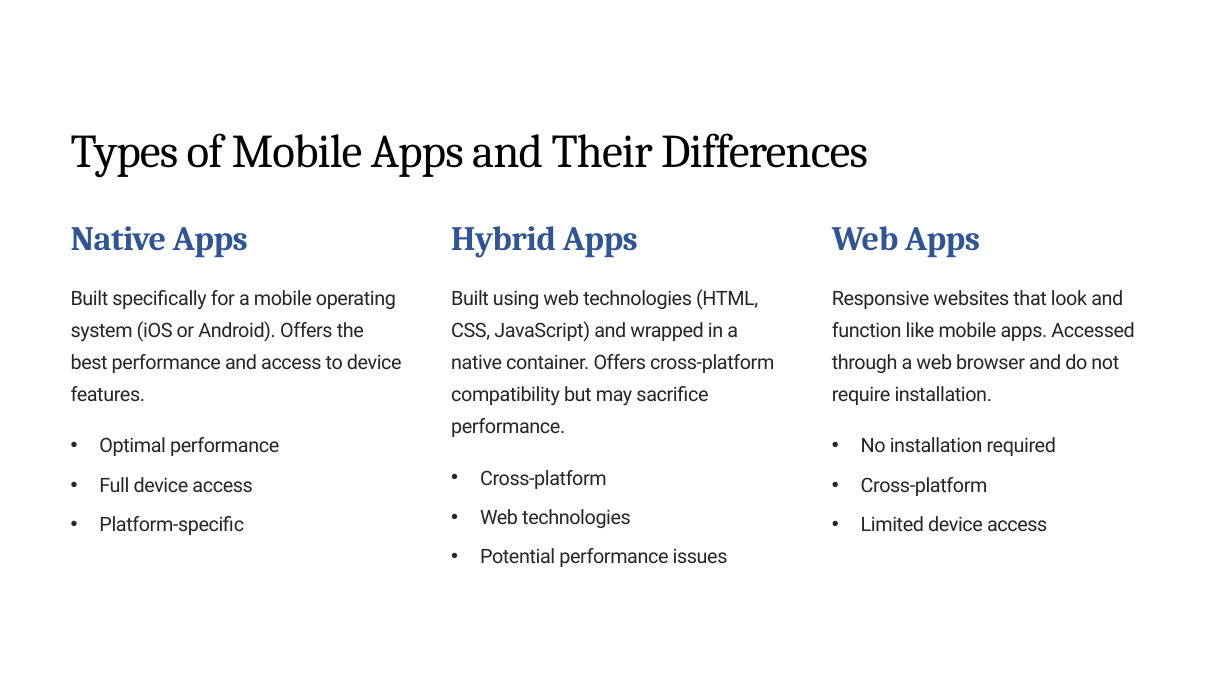
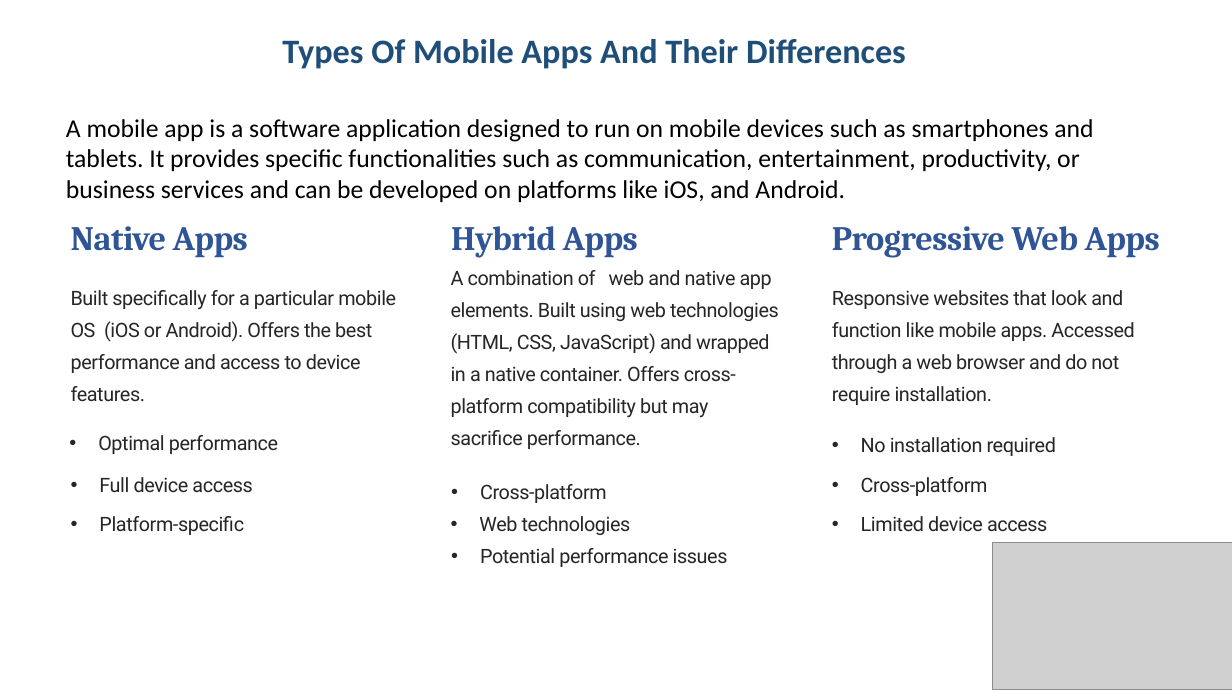
Before and after one commit to Pascaline-sudo/Group_1, a slide deck: slide 2 of Task 1 Powerpoint.pptx. Drawn at 1232x693 pixels with LibreOffice and Linux fonts; fonts in the diff are those of the drawing; grey boxes stand for pictures; background and template pictures are left out. Boxes give left, top, right and bottom in pixels: in the first picture for what was removed or moved away, otherwise in the second. Text is boxed around its words. In the diff, an @@ line names an element or a change of style, - is before the commit and + after.

```diff
--- a/Task 1 Powerpoint.pptx
+++ b/Task 1 Powerpoint.pptx
@@ text added at bbox=[66, 39, 1093, 202], 24 pt, text #000000 @@
+Types Of Mobile Apps And Their Differences
+A mobile app is a software application designed to run on mobile devices such as smartphones and tablets. It provides specific functionalities such as communication, entertainment, productivity, or business services and can be developed on platforms like iOS, and Android.
@@ text removed at bbox=[71, 133, 868, 177] @@
-Types of Mobile Apps and Their Differences
@@ text at bbox=[832, 226, 1160, 257]: text changed @@
-Web Apps
+Progressive Web Apps
@@ text at bbox=[71, 290, 396, 401]: text changed @@
-Built specifically for a mobile operating system (iOS or Android). Offers the best performance and access to device features.
+Built specifically for a particular mobile OS (iOS or Android). Offers the best performance and access to device features.
@@ text at bbox=[451, 270, 779, 418]: text changed @@
-Built using web technologies (HTML, CSS, JavaScript) and wrapped in a native container. Offers cross-platform compatibility but may sacrifice performance.
+A combination of web and native app elements. Built using web technologies (HTML, CSS, JavaScript) and wrapped in a native container. Offers cross-platform compatibility but may sacrifice performance.
@@ text "Cross-platform": place and size @@
-text "Cross-platform" at bbox=[480, 470, 607, 489]
+text "Cross-platform" at bbox=[480, 484, 607, 503]
@@ text "Web technologies": place and size @@
-text "Web technologies" at bbox=[480, 509, 631, 528]
+text "Web technologies" at bbox=[479, 516, 631, 535]
@@ picture added at bbox=[992, 543, 1232, 690] @@
```
Also in this commit, not shown: 8 other slides changed, 2 slides added, 3 slides removed.
